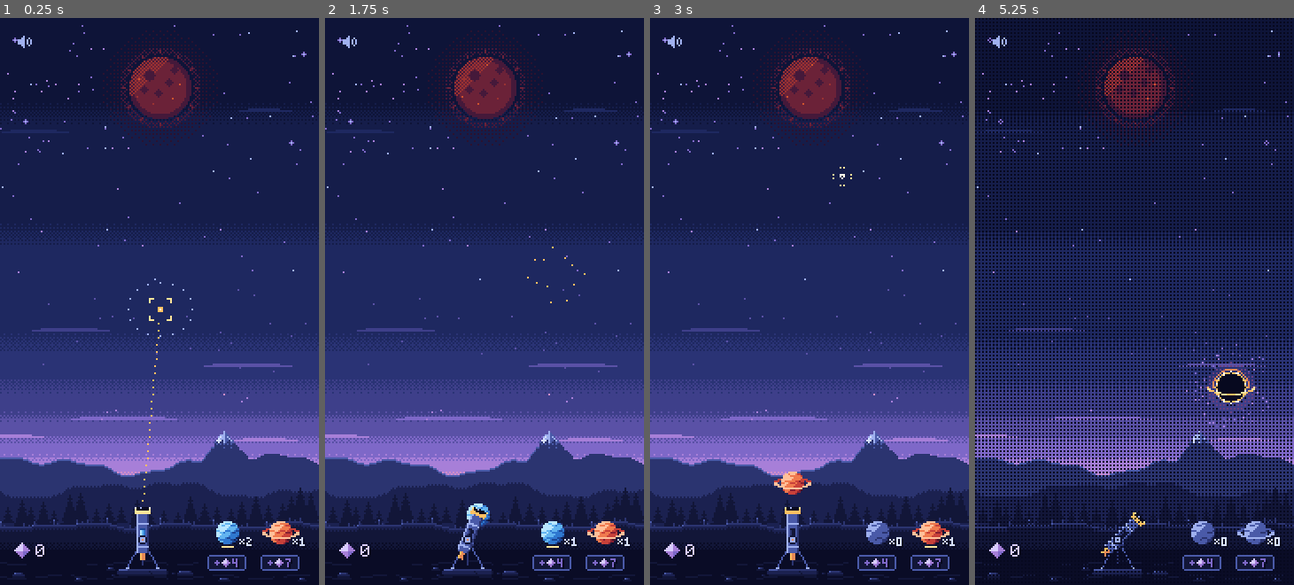
Above: before the commit, frames 1-4 (left to right).
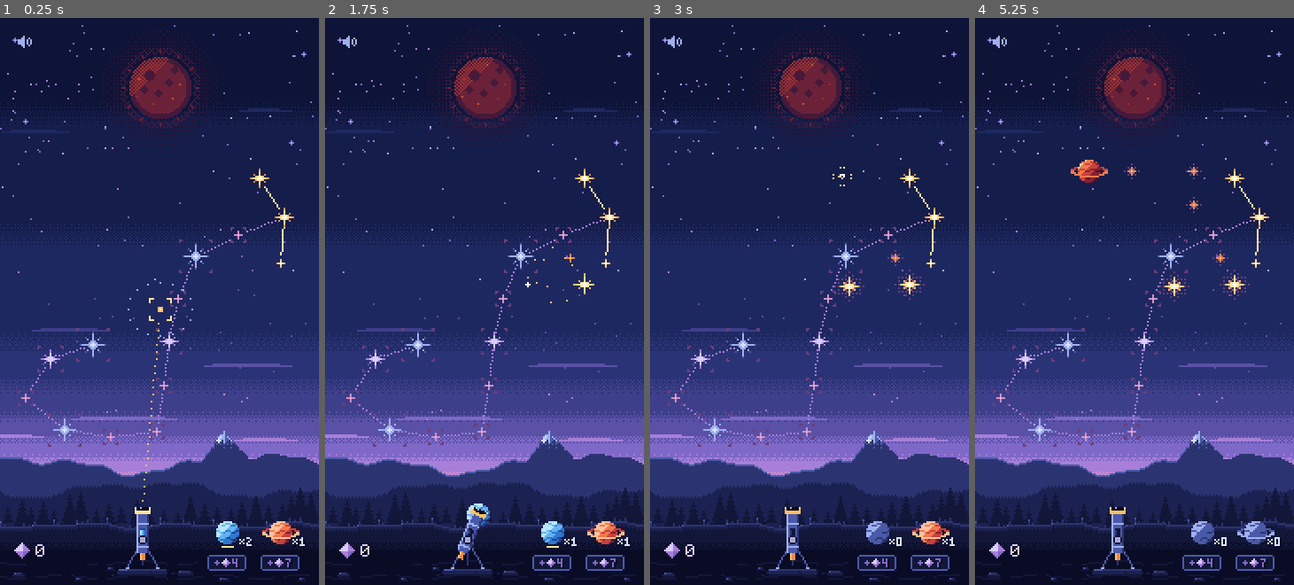
Above: after the commit, the same moments.

Repository: mrafael1/DustInSpace
Game: Godot game, scene res://game/scenes/main.tscn
Same seed, same stepped clock (60 frames per second), same inputs: the game is played once before the commit and once after it.
Inputs (mouse positions are in pixels of both pictures, inside the frame that each line leads up to):
- Up to frame 1 (0.25 s): no input
- Up to frame 2 (1.75 s): tap Enter at 0.5 s; move the mouse to (554, 273) at 0.52 s; hold Shift 0.53-1.25 s; click (554, 273) at 0.67 s; drag from (420, 329) to (468, 414) at 1.27 s
- Up to frame 3 (3 s): move the mouse to (841, 176) at 2.02 s; tap Ctrl at 2.1 s; click (841, 176) at 2.17 s; drag from (793, 414) to (713, 216) at 2.77 s
- Up to frame 4 (5.25 s): move the mouse to (1230, 386) at 3.52 s; tap B at 3.6 s; click (1230, 386) at 3.67 s; drag from (1038, 216) to (1086, 159) at 4.27 s; move the mouse to (1150, 301) at 5.02 s; hold Shift from 5.03 s (still down); click (1150, 301) at 5.17 s

The runs differ from the first frame. In frame 1, 1.0% of the frame differs, in the area x 5-93%, y 26-76%; in frame 2, 1.1%; in frame 3, 1.6%; in frame 4, 25%, in the area x 0-100%, y 0-100%.
Error before the commit: Parse Error: Cannot find member "CLAWS" in base "Scorpio". (res://game/scenes/constellation_view.gd:273)

Commit message:
art: the constellation view and scorpion drawing follow the 14-star Scorpius (#61)
Co-Authored-By: Claude Opus 5.5 <noreply@anthropic.com>
Claude-Session: https://claude.ai/code/session_01ASnDPR9SCSabzXswq9efCT

Diff:
--- a/game/scenes/constellation_view.gd
+++ b/game/scenes/constellation_view.gd
@@ -49,8 +49,10 @@
 const SUN_RIM: int = 20
 ## Completion: one string every STRING_STEP, bottom to top; then the drawing is traced over
 ## REVEAL_TIME; then CODA_TIME with everything shown.
-const STRING_STEP: float = 0.24
-const TUNE_TIME: float = STRING_STEP * 7
+## 13 strings (Scorpio.SEGMENTS, checked by a test) in about the tune's old 1.7 s.
+const STRING_COUNT: int = 13
+const STRING_STEP: float = 0.13
+const TUNE_TIME: float = STRING_STEP * STRING_COUNT
 const REVEAL_TIME: float = 1.2
 const CODA_TIME: float = 0.6
 const COMPLETION_TIME: float = TUNE_TIME + REVEAL_TIME + CODA_TIME
@@ -262,46 +264,48 @@
 	return roundi(envelope * swing * sin(PI * i / (count - 1)))
 
 
-## The scorpion drawn around the landmarks, as the pen traces it: the claws (an arm to each of
-## Scorpius's claw stars, Scorpio.CLAWS, and a pincer there), then the body's sides,
-## the legs, the tail's bulbs and the stinger's hook. Whole pixels, in order, no repeats.
+## The scorpion drawn around the landmarks, as the pen traces it: a pincer at each claw star
+## (beta and pi, opening forward), the body's sides from the head to mu, three pairs of legs, the
+## tail's bulbs and the stinger's hook. Whole pixels, in order, no repeats.
 static func scorpion_drawing() -> Array[Vector2i]:
 	var marks: Array[Vector2i] = Scorpio.LANDMARKS
+	var spine: Array[int] = _spine()
 	var strokes: Array = []
-	var head := Vector2(marks[0])
-	var forward: Vector2 = (head - Vector2(marks[1])).normalized()
-	for claw: Vector2i in Scorpio.CLAWS:
-		# An arm runs from the head out to a claw star (Scorpius's head arc), bowing forward, and
-		# a pincer opens there: an open C, its gap to the front.
-		var tip: Vector2 = head + Vector2(claw)
-		var elbow: Vector2 = head + Vector2(claw) * 0.5 + forward * 4.0
-		strokes.append([head, elbow, tip])
-		var centre: Vector2 = tip + forward * 3.0
+	var heart := Vector2(marks[Scorpio.ANTARES])
+	for claw: int in Scorpio.neighbours(Scorpio.HEAD):
+		if claw == spine[1]:
+			continue
+		# An open C at the claw star, its gap facing away from the heart.
+		var forward: Vector2 = (Vector2(marks[claw]) - heart).normalized()
+		var centre: Vector2 = Vector2(marks[claw]) + forward * 6.0
 		var arc: Array = []
 		for k: int in 9:
 			var angle: float = forward.angle() + 0.7 + (TAU - 1.4) * k / 8.0
 			arc.append(centre + Vector2.from_angle(angle) * 4.0)
 		strokes.append(arc)
-	var widths: Array[float] = [4.0, 7.0, 6.0, 5.0, 3.0]
+	# The body: from the head down to mu (spine positions 0-5), widest at the heart.
+	var widths: Array[float] = [4.0, 6.0, 8.0, 7.0, 6.0, 4.0]
 	for side: float in [-1.0, 1.0]:
 		var edge: Array = []
-		for i: int in widths.size():
-			edge.append(Vector2(marks[i]) + _body_normal(i) * widths[i] * side)
+		for k: int in widths.size():
+			edge.append(Vector2(marks[spine[k]]) + _body_normal(k) * widths[k] * side)
 		strokes.append(edge)
-	for i: int in [1, 2, 3]:
+	for k: int in [2, 3, 4]:
 		for side: float in [-1.0, 1.0]:
-			var root: Vector2 = Vector2(marks[i]) + _body_normal(i) * widths[i] * side
-			var knee: Vector2 = root + _body_normal(i) * 6.0 * side
-			var back: Vector2 = (Vector2(marks[i + 1]) - Vector2(marks[i])).normalized()
-			strokes.append([root, knee, knee + back * 5.0 + _body_normal(i) * 3.0 * side])
-	for i: int in range(4, marks.size() - 1):
-		strokes.append(_circle((Vector2(marks[i]) + Vector2(marks[i + 1])) / 2.0, 4.0))
-	var tail: Vector2 = (Vector2(marks[-1]) - Vector2(marks[-2])).normalized()
-	var sting: Vector2 = Vector2(marks[-1]) + tail * 7.0
+			var root: Vector2 = Vector2(marks[spine[k]]) + _body_normal(k) * widths[k] * side
+			var knee: Vector2 = root + _body_normal(k) * 6.0 * side
+			var back: Vector2 = (Vector2(marks[spine[k + 1]]) - Vector2(marks[spine[k]])).normalized()
+			strokes.append([root, knee, knee + back * 5.0 + _body_normal(k) * 3.0 * side])
+	# The tail: a bulb on each string from mu to the stinger.
+	for k: int in range(widths.size() - 1, spine.size() - 1):
+		strokes.append(_circle((Vector2(marks[spine[k]]) + Vector2(marks[spine[k + 1]])) / 2.0, 4.0))
+	var tip := Vector2(marks[spine[-1]])
+	var tail: Vector2 = (tip - Vector2(marks[spine[-2]])).normalized()
+	var sting: Vector2 = tip + tail * 7.0
 	var hook_side: Vector2 = tail.orthogonal()
-	if hook_side.dot(head - Vector2(marks[-1])) < 0.0:
+	if hook_side.dot(heart - tip) < 0.0:
 		hook_side = -hook_side
-	strokes.append([Vector2(marks[-1]) + tail * 4.0, sting, sting + tail * 3.0 + hook_side * 4.0, sting + hook_side * 7.0])
+	strokes.append([tip + tail * 4.0, sting, sting + tail * 3.0 + hook_side * 4.0, sting + hook_side * 7.0])
 	var pixels: Array[Vector2i] = []
 	var seen: Dictionary = {}
 	for stroke: Array in strokes:
@@ -313,11 +317,36 @@
 	return pixels
 
 
-## The body's sideways direction at landmark `i`, averaged over its neighbouring strings.
-static func _body_normal(i: int) -> Vector2:
+## The scorpion's spine, head to stinger: the head, then every landmark down the strings that
+## don't lead to a claw (the head's first string past the claws, then one line).
+static func _spine() -> Array[int]:
+	var spine: Array[int] = [Scorpio.HEAD]
+	var previous: int = -1
+	var current: int = Scorpio.HEAD
+	while true:
+		var next: int = -1
+		for n: int in Scorpio.neighbours(current):
+			if n == previous or spine.has(n):
+				continue
+			# From the head, follow the string toward the heart; past it there is only one way on.
+			if current == Scorpio.HEAD and Scorpio.neighbours(n).size() < 2:
+				continue
+			next = n
+			break
+		if next < 0:
+			return spine
+		spine.append(next)
+		previous = current
+		current = next
+	return spine
+
+
+## The body's sideways direction at spine position `k`, averaged over its neighbouring strings.
+static func _body_normal(k: int) -> Vector2:
 	var marks: Array[Vector2i] = Scorpio.LANDMARKS
-	var a: Vector2 = Vector2(marks[maxi(i - 1, 0)])
-	var b: Vector2 = Vector2(marks[mini(i + 1, marks.size() - 1)])
+	var spine: Array[int] = _spine()
+	var a: Vector2 = Vector2(marks[spine[maxi(k - 1, 0)]])
+	var b: Vector2 = Vector2(marks[spine[mini(k + 1, spine.size() - 1)]])
 	return (b - a).normalized().orthogonal()
 
 
@@ -444,7 +473,8 @@
 
 ## Whether string `segment` shows formed: both its landmarks show lit.
 func shows_built(segment: int) -> bool:
-	return shows_lit(segment) and shows_lit(segment + 1)
+	var ends: Array[int] = Scorpio.segment_landmarks(segment)
+	return shows_lit(ends[0]) and shows_lit(ends[1])
 
 
 ## Which of the cue's two colours shows now: 0 (C5) or 1 (C4).
@@ -477,7 +507,7 @@
 	var played: int = mini(floori(_completion_time / STRING_STEP) + 1, order.size())
 	for k: int in played:
 		var segment: int = order[k]
-		for index: int in [segment, segment + 1]:
+		for index: int in Scorpio.segment_landmarks(segment):
 			var dots: Dictionary = _art[Scorpio.SIZES[index]][1]
 			for d: Vector2i in dots:
 				_dot(Scorpio.LANDMARKS[index] + d, Palette.C0 if dots[d] != Palette.C3 else Palette.C1)
--- a/tests/test_scorpio_view.gd
+++ b/tests/test_scorpio_view.gd
@@ -30,29 +30,30 @@
 
 
 func test_unlit_landmarks_are_picked_like_stars_and_lit_ones_arent() -> void:
-	assert_eq(sky.star_at(Scorpio.LANDMARKS[2] + Vector2i(3, 2)), Scorpio.landmark_id(2))
+	assert_eq(sky.star_at(Scorpio.LANDMARKS[3] + Vector2i(3, 2)), Scorpio.landmark_id(3))
 	assert_eq(sky.star_at(Scorpio.LANDMARKS[1]), 0, "landmark 1 starts lit: done")
 	main.start_run(Fixtures.balance())
-	assert_eq(sky.star_at(Scorpio.LANDMARKS[2]), 0, "no landmarks without the map")
+	assert_eq(sky.star_at(Scorpio.LANDMARKS[3]), 0, "no landmarks without the map")
 
 
 func test_tapping_two_stars_and_a_landmark_lights_it() -> void:
-	var a: Star = _star(Star.Size.SMALL, Vector2i(30, 100))
-	var b: Star = _star(Star.Size.SMALL, Vector2i(50, 100))
-	for point: Vector2i in [a.position, Scorpio.LANDMARKS[2], b.position]:
+	# Two smalls either side of sigma (landmark 3, small), in reach.
+	var a: Star = _star(Star.Size.SMALL, Vector2i(116, 104))
+	var b: Star = _star(Star.Size.SMALL, Vector2i(140, 150))
+	for point: Vector2i in [a.position, Scorpio.LANDMARKS[3], b.position]:
 		_tap(point)
-	assert_true(run.scorpio.is_lit(2))
-	assert_true(run.scorpio.is_built(1))
+	assert_true(run.scorpio.is_lit(3))
+	assert_true(run.scorpio.is_built(2), "the head-sigma string")
 
 
 func test_tracing_shows_the_landmark_lit_and_the_string_it_would_form() -> void:
-	var a: Star = _star(Star.Size.SMALL, Vector2i(30, 100))
-	var b: Star = _star(Star.Size.SMALL, Vector2i(50, 100))
+	var a: Star = _star(Star.Size.SMALL, Vector2i(116, 104))
+	var b: Star = _star(Star.Size.SMALL, Vector2i(140, 150))
 	_tap(a.position)
-	_tap(Scorpio.LANDMARKS[2])
-	assert_eq(constellation.get("_selected"), [2] as Array[int])
+	_tap(Scorpio.LANDMARKS[3])
+	assert_eq(constellation.get("_selected"), [3] as Array[int])
 	_touch(b.position, true)
-	assert_eq(constellation.get("_preview_strings"), [1] as Array[int])
+	assert_eq(constellation.get("_preview_strings"), [2] as Array[int])
 
 
 func test_a_bad_mix_shows_the_no_combo_cross_and_uses_nothing() -> void:
@@ -60,10 +61,10 @@
 	var b: Star = _star(Star.Size.SMALL, Vector2i(50, 100))
 	_tap(a.position)
 	_tap(b.position)
-	_touch(Scorpio.LANDMARKS[3], true)
+	_touch(Scorpio.LANDMARKS[6], true)
 	assert_eq(constellation.get("_preview_strings"), [] as Array[int])
-	_touch(Scorpio.LANDMARKS[3], false)
-	assert_false(run.scorpio.is_lit(3), "small, small, medium: no combo")
+	_touch(Scorpio.LANDMARKS[6], false)
+	assert_false(run.scorpio.is_lit(6), "small, small, medium (epsilon): no combo")
 	assert_eq(run.stars.size(), 2)
 
 
@@ -356,7 +357,7 @@
 func test_completion_waits_for_the_payouts_then_plays_bottom_to_top_and_draws_the_scorpion() -> void:
 	var sung: Array[int] = []
 	constellation.string_sung.connect(func(segment: int, _order: int) -> void: sung.append(segment))
-	for index: int in range(2, Scorpio.LANDMARKS.size()):
+	for index: int in range(3, Scorpio.LANDMARKS.size()):
 		var size: int = Scorpio.SIZES[index]
 		var a: Star = run.add_star(size as Star.Size, Vector2i(170, 90))
 		var b: Star = run.add_star(size as Star.Size, Vector2i(10, 90))
@@ -398,7 +399,7 @@
 	assert_false(sun.is_igniting() or sun.is_ignited(), "no Sun ignition for this win")
 	var end: EndScreen = main.get_node("EndScreen")
 	assert_true(end.is_showing())
-	assert_eq(end.lines(), ["SCORPIO COMPLETE", "STRINGS 7/7"] as Array[String])
+	assert_eq(end.lines(), ["SCORPIO COMPLETE", "STRINGS 13/13"] as Array[String])
 
 
 func test_the_scorpion_drawing_stays_in_the_sky_and_off_the_stars() -> void:
@@ -415,16 +416,16 @@
 
 func test_unlit_landmarks_show_the_selectable_cue_and_lit_ones_dont() -> void:
 	assert_false(constellation.shows_cue(0), "the head is lit: its ring, no cue")
-	assert_true(constellation.shows_cue(2), "unlit: it can be picked")
-	var a: Star = _star(Star.Size.SMALL, Vector2i(90, 150))
+	assert_true(constellation.shows_cue(3), "unlit: it can be picked")
+	var a: Star = _star(Star.Size.SMALL, Vector2i(116, 104))
 	_tap(a.position)
-	_tap(Scorpio.LANDMARKS[2])
-	assert_false(constellation.shows_cue(2), "in the link it shows lit instead")
+	_tap(Scorpio.LANDMARKS[3])
+	assert_false(constellation.shows_cue(3), "in the link it shows lit instead")
 	_tap(Vector2i(170, 240))
-	run.scorpio.lit[2] = true
-	assert_true(constellation.shows_cue(2), "lit in the core only: not shown until its event plays")
-	constellation.flash_landmark(2)
-	assert_false(constellation.shows_cue(2), "lit: no cue")
+	run.scorpio.lit[3] = true
+	assert_true(constellation.shows_cue(3), "lit in the core only: not shown until its event plays")
+	constellation.flash_landmark(3)
+	assert_false(constellation.shows_cue(3), "lit: no cue")
 
 
 func test_the_cue_is_four_quiet_brackets_off_the_star_art() -> void:
@@ -518,8 +519,8 @@
 	var tall := RunState.new(Balance.from_dict(data), Fixtures.rng(), ScreenZones.play_sky(102))
 	sky.setup(tall, sequencer)
 	assert_eq(constellation.position, Vector2(0, -51), "the whole map view moves with it")
-	assert_eq(sky.star_at(tall.scorpio.landmark_position(2)), Scorpio.landmark_id(2), "picked where it is now")
-	assert_eq(sky.star_at(Scorpio.LANDMARKS[2]), 0, "not at its home spot")
+	assert_eq(sky.star_at(tall.scorpio.landmark_position(3)), Scorpio.landmark_id(3), "picked where it is now")
+	assert_eq(sky.star_at(Scorpio.LANDMARKS[3]), 0, "not at its home spot")
 
 
 func test_the_sun_glow_reaches_the_top_of_a_taller_screen() -> void:
